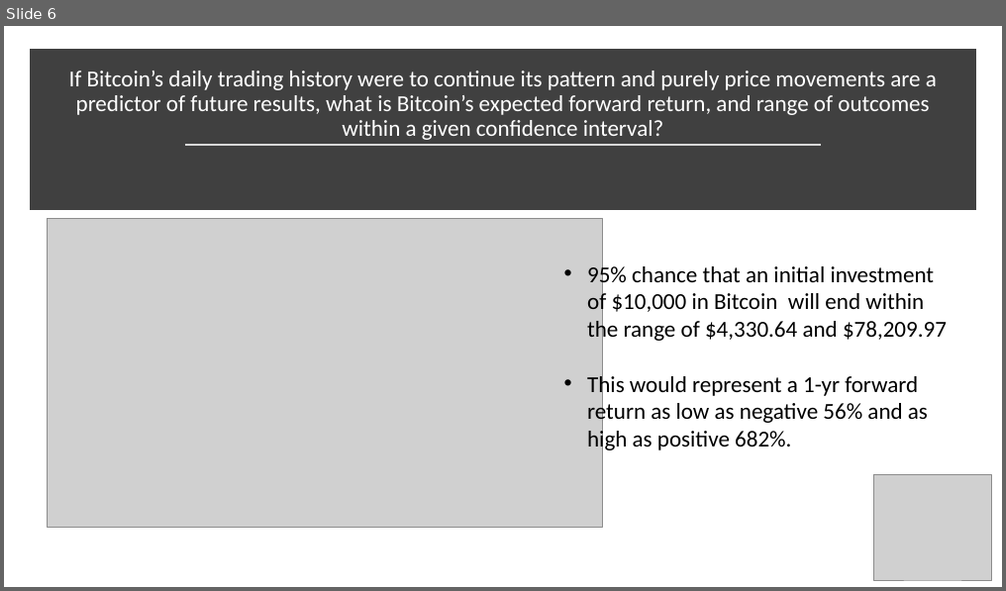
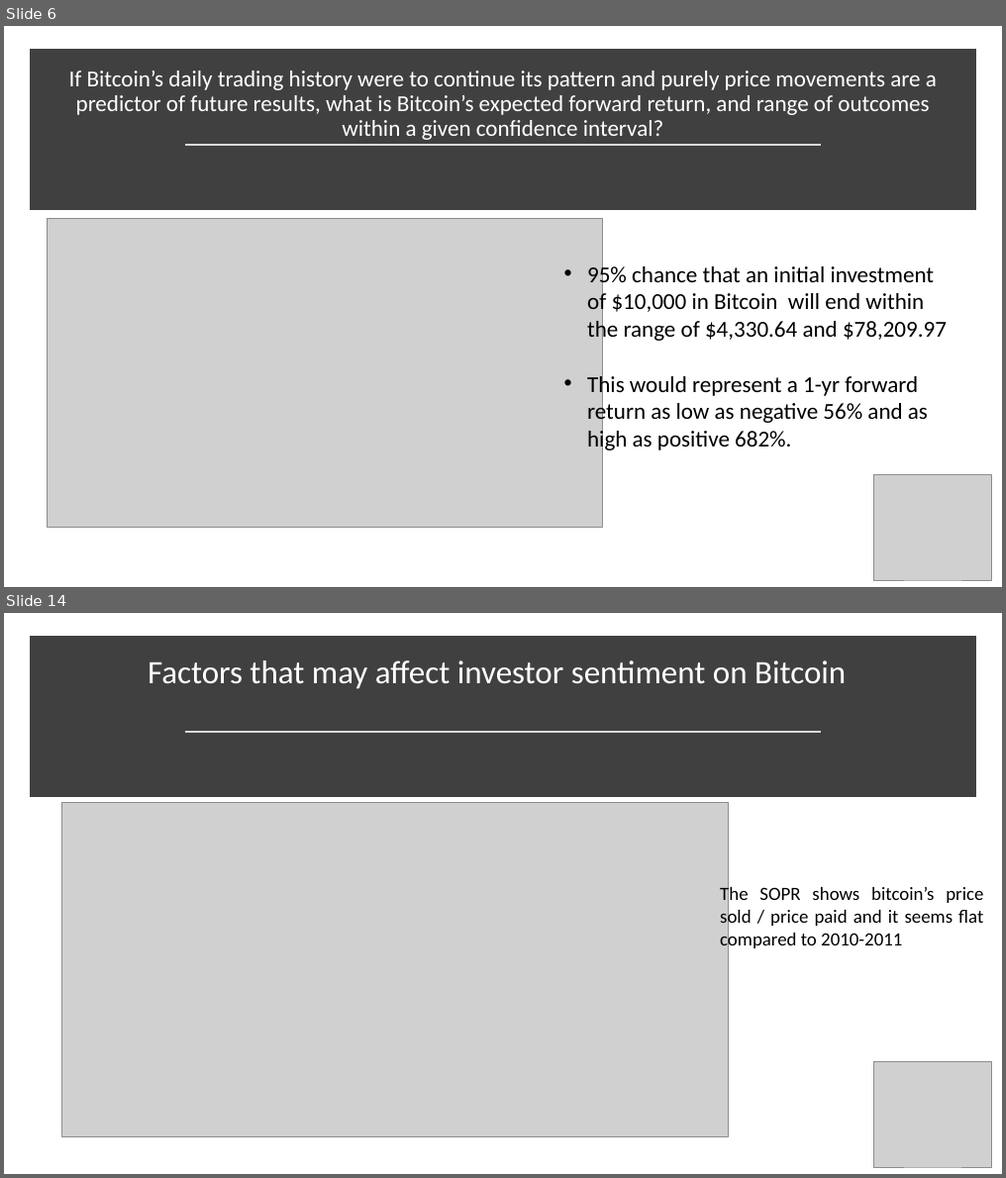
Before and after one commit to jennifermulroy/Bitcoin, a slide deck: Bitcoin_presentation.pptx. Shown one above the other, each under a label of ours: slide 6 before the commit, slides 6 and 14 after it; the slides between them are not shown. The pictures are 1006x591 and 1006x1178 pixels, drawn with LibreOffice and Linux fonts; fonts in the diff are those of the drawing; grey boxes stand for pictures. Boxes give left, top, right and bottom in pixels: in the first picture for what was removed or moved away, otherwise in the second. Text is boxed around its words. In the diff, an @@ line names an element or a change of style, - is before the commit and + after.

```diff
--- a/Bitcoin_presentation.pptx
+++ b/Bitcoin_presentation.pptx
@@ slide 14 added at (4, 613, 1002, 1174), background #FFFFFF @@
@@ rectangle added at (35, 642, 971, 792), fill #404040, outline #404040 10 pt @@
@@ title added at (148, 661, 846, 689), 31.5 pt, text #FFFFFF @@
+Factors that may affect investor sentiment on Bitcoin
@@ line added from (185, 731) to (822, 731), #D9D9D9 1.75 pt @@
@@ picture added at (62, 803, 729, 1138) @@
@@ text added at (720, 885, 983, 951), 18 pt, text #000000 @@
+The SOPR shows bitcoin’s price sold / price paid and it seems flat compared to 2010-2011
@@ picture added at (874, 1062, 991, 1167) @@
```
Also in this commit, not shown: 1 slide changed, 8 other slides added, 1 other file.
